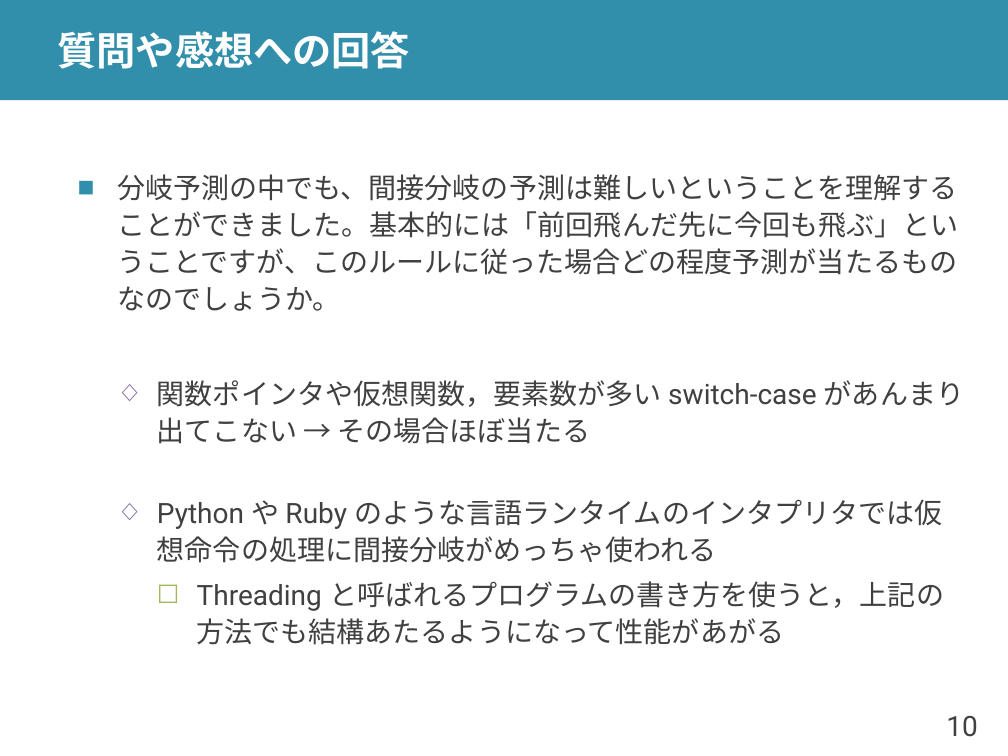
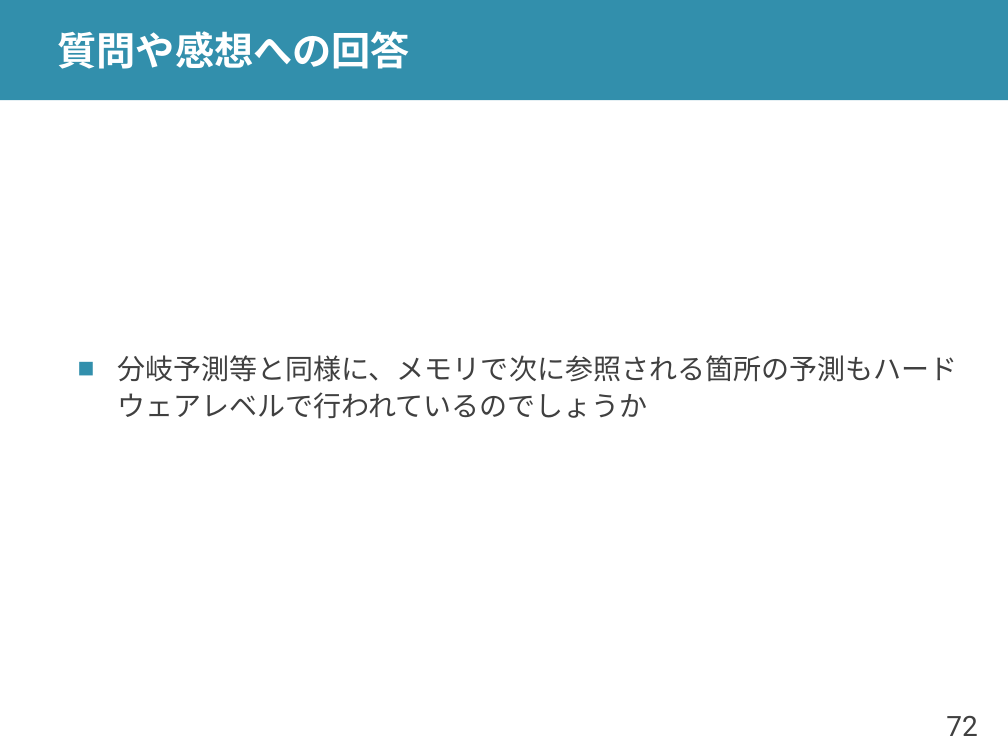
Before and after one commit to shioyadan/advanced-computer-organization, a slide deck: slide 72 of aco-shioya-08.pptx (slide 10 before the commit). Drawn at 1008x756 pixels with LibreOffice and Linux fonts; fonts in the diff are those of the drawing. Boxes give left, top, right and bottom in pixels: in the first picture for what was removed or moved away, otherwise in the second. Text is boxed around its words. In the diff, an @@ line names an element or a change of style, - is before the commit and + after.

```diff
--- a/aco-shioya-08.pptx
+++ b/aco-shioya-08.pptx
@@ text at (x1=117, y1=355, x2=957, y2=419): text changed @@
-■ 分岐予測の中でも、間接分岐の予測は難しいということを理解することができました。基本的には「前回飛んだ先に今回も飛ぶ」ということですが、このルールに従った場合どの程度予測が当たるものなのでしょうか。
-  ◇ 関数ポインタや仮想関数，要素数が多い switch-case があんまり出てこない → その場合ほぼ当たる
-  ◇ Python や Ruby のような言語ランタイムのインタプリタでは仮想命令の処理に間接分岐がめっちゃ使われる
-    ☐ Threading と呼ばれるプログラムの書き方を使うと，上記の方法でも結構あたるようになって性能があがる
+■ 分岐予測等と同様に、メモリで次に参照される箇所の予測もハードウェアレベルで行われているのでしょうか
@@ page number at (x1=946, y1=716, x2=977, y2=736): text changed @@
-10
+72
```
Also in this commit, not shown: 10 other slides changed, 5 slides added, 10 slides removed, 1 other file.
